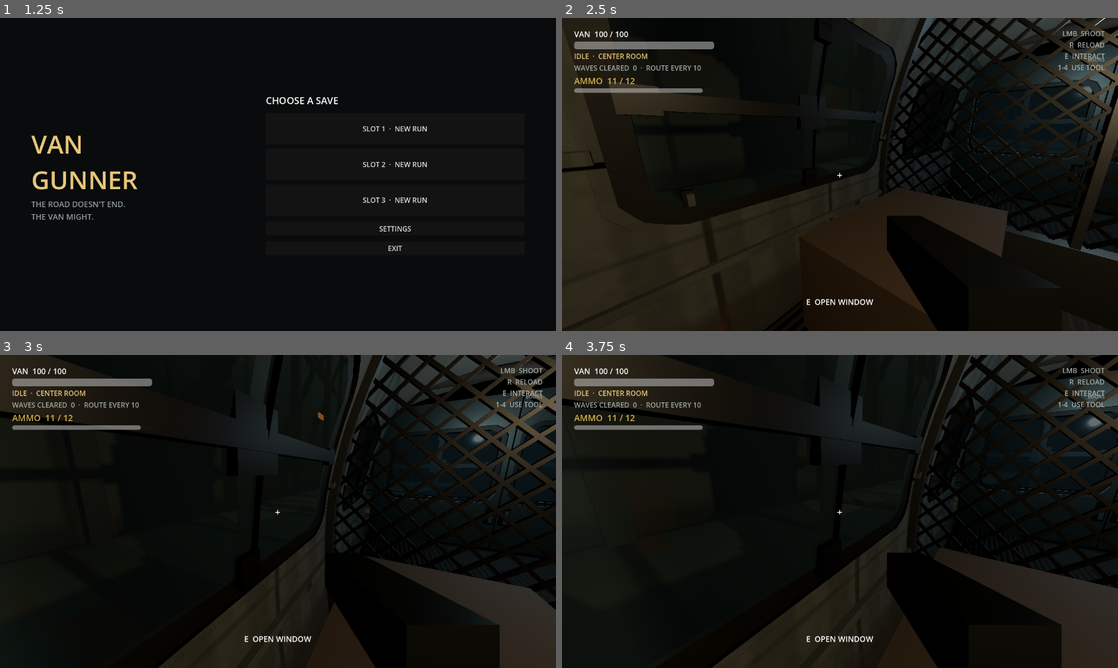
Above: before the commit, frames 1-4 (two rows, left to right).
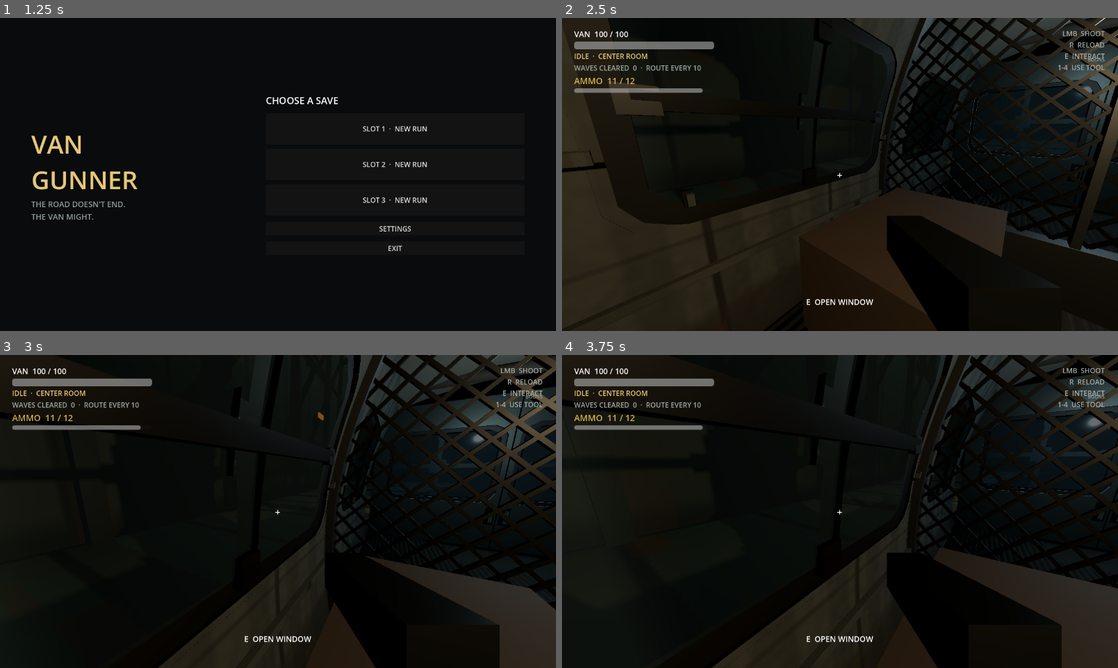
Above: after the commit, the same moments.

Repository: SebastianFreitas/van-gunner
Game: Godot game, scene res://scenes/boot/boot.tscn
The game is run twice, just before and just after one commit, with the same random seed, the same clock (stepped at 60 frames per second) and the same inputs.
Inputs (mouse positions are in pixels of both pictures, inside the frame that each line leads up to):
- Up to frame 1 (1.25 s): tap Enter at 0.5 s; move the mouse to (400, 158) at 0.52 s; hold D (move_right) from 0.53 s (still down); hold E (interact) from 0.53 s (still down)
- Up to frame 2 (2.5 s): release D (move_right) at 1.25 s; release E (interact) at 1.25 s; click "SLOT 1 · NEW RUN" at 1.25 s; tap Space at 2 s; move the mouse to (812, 174) at 2.02 s; hold W (move_forward) from 2.03 s (still down); click (812, 174) at 2.1 s
- Up to frame 3 (3 s): keep holding W (move_forward); move the mouse to (289, 505) at 2.77 s; hold 1 (use_slot_1) from 2.78 s (still down)
- Up to frame 4 (3.75 s): keep holding W (move_forward); tap Enter at 3.5 s; move the mouse to (834, 517) at 3.52 s; release 1 (use_slot_1) at 3.53 s; tap 2 (use_slot_2) at 3.6 s

Frame 1 is identical in both runs. In frame 2, 0.3% of the frame differs, in the area x 12-22%, y 24-30%; in frame 3, 0.2%; in frame 4, 0.4%, in the area x 0-64%, y 4-32%.

Commit message:
Curve horizontal iron bar and center plate to match side-wall bow.
Co-authored-by: Cursor <cursoragent@cursor.com>

Diff:
--- a/scripts/run/iron_cross.gd
+++ b/scripts/run/iron_cross.gd
@@ -3,7 +3,7 @@
 
 ## Welded iron + on a window pane. Local XY is the glass face; +Z is outward.
 ## Bars span the full opening so the ends meet the frame.
-## Optional side-wall curve: vertical bar + top/bottom pads follow VanSideWall.
+## Optional side-wall curve: bars, center plate, and top/bottom pads follow VanSideWall.
 
 const BrokenIronCrossScene := preload("res://scenes/van/broken_iron_cross.tscn")
 
@@ -97,31 +97,21 @@
 	# Slight outward bias so bars sit on the exterior glass face.
 	var z := bar_depth * 0.5
 
-	_add_box(
-		"HorizontalBar",
-		Vector3(span_width, bar_width, bar_depth),
-		Vector3(0.0, 0.0, z),
-		iron
-	)
+	_add_horizontal_bar(z, iron)
 	_add_vertical_bar(z, iron)
 
 	# Center weld plate — thicker, sits proud of the bars.
 	var plate_z := z + (plate_depth - bar_depth) * 0.5 + 0.008
-	_add_box(
-		"CenterPlate",
-		Vector3(plate_size, plate_size, plate_depth),
-		Vector3(0.0, 0.0, plate_z),
-		iron
-	)
+	_add_center_plate(plate_z, iron)
 
 	# Four rivets on the plate corners.
 	var rivet_spread := plate_size * 0.28
 	var rivet_z := plate_z + plate_depth * 0.5 + rivet_size * 0.35
 	for offset in [
-		Vector3(rivet_spread, rivet_spread, rivet_z),
-		Vector3(-rivet_spread, rivet_spread, rivet_z),
-		Vector3(rivet_spread, -rivet_spread, rivet_z),
-		Vector3(-rivet_spread, -rivet_spread, rivet_z),
+		Vector3(rivet_spread, rivet_spread, rivet_z + _curve_z(rivet_spread)),
+		Vector3(-rivet_spread, rivet_spread, rivet_z + _curve_z(rivet_spread)),
+		Vector3(rivet_spread, -rivet_spread, rivet_z + _curve_z(-rivet_spread)),
+		Vector3(-rivet_spread, -rivet_spread, rivet_z + _curve_z(-rivet_spread)),
 	]:
 		_add_box("Rivet", Vector3(rivet_size, rivet_size, rivet_size * 0.7), offset, rivet_mat)
 
@@ -167,16 +157,10 @@
 		)
 		return
 
-	# Same flat rectangular section as a BoxMesh — only the depth centerline
-	# follows the wall bow. No tangent twist (that read as a round pipe).
 	var half_h := span_height * 0.5
 	var half_w := bar_width * 0.5
 	var half_d := bar_depth * 0.5
 	var segs := maxi(curve_segments, 2)
-	var st := SurfaceTool.new()
-	st.begin(Mesh.PRIMITIVE_TRIANGLES)
-	st.set_smooth_group(-1)
-
 	var rings: Array = []
 	for i in range(segs + 1):
 		var y := lerpf(-half_h, half_h, float(i) / float(segs))
@@ -187,25 +171,133 @@
 			Vector3(half_w, y, cz + half_d),
 			Vector3(-half_w, y, cz + half_d),
 		])
+	_commit_lofted_bar("VerticalBar", rings, iron)
+
+
+func _add_horizontal_bar(z: float, iron: Material) -> void:
+	if _curve_walls == null:
+		_add_box(
+			"HorizontalBar",
+			Vector3(span_width, bar_width, bar_depth),
+			Vector3(0.0, 0.0, z),
+			iron
+		)
+		return
+
+	# Cross-section spans local Y; each corner follows the wall bow at its height.
+	var half_w := span_width * 0.5
+	var half_y := bar_width * 0.5
+	var half_d := bar_depth * 0.5
+	var segs := maxi(curve_segments, 2)
+	var rings: Array = []
+	for i in range(segs + 1):
+		var x := lerpf(-half_w, half_w, float(i) / float(segs))
+		rings.append([
+			Vector3(x, -half_y, z + _curve_z(-half_y) - half_d),
+			Vector3(x, half_y, z + _curve_z(half_y) - half_d),
+			Vector3(x, half_y, z + _curve_z(half_y) + half_d),
+			Vector3(x, -half_y, z + _curve_z(-half_y) + half_d),
+		])
+	_commit_lofted_bar("HorizontalBar", rings, iron)
+
+
+func _add_center_plate(plate_z: float, iron: Material) -> void:
+	if _curve_walls == null:
+		_add_box(
+			"CenterPlate",
+			Vector3(plate_size, plate_size, plate_depth),
+			Vector3(0.0, 0.0, plate_z),
+			iron
+		)
+		return
+
+	var half := plate_size * 0.5
+	var half_d := plate_depth * 0.5
+	var segs := maxi(curve_segments / 2, 2)
+	var st := SurfaceTool.new()
+	st.begin(Mesh.PRIMITIVE_TRIANGLES)
+	st.set_smooth_group(-1)
+
+	var front: Array = []
+	var back: Array = []
+	for iy in range(segs + 1):
+		var py := lerpf(-half, half, float(iy) / float(segs))
+		var cz := plate_z + _curve_z(py)
+		var row_f: Array = []
+		var row_b: Array = []
+		for ix in range(segs + 1):
+			var px := lerpf(-half, half, float(ix) / float(segs))
+			row_f.append(Vector3(px, py, cz + half_d))
+			row_b.append(Vector3(px, py, cz - half_d))
+		front.append(row_f)
+		back.append(row_b)
+
+	for iy in range(segs):
+		for ix in range(segs):
+			var f00: Vector3 = front[iy][ix]
+			var f10: Vector3 = front[iy][ix + 1]
+			var f11: Vector3 = front[iy + 1][ix + 1]
+			var f01: Vector3 = front[iy + 1][ix]
+			_add_quad(st, f00, f10, f11, f01)
+			var b00: Vector3 = back[iy][ix]
+			var b10: Vector3 = back[iy][ix + 1]
+			var b11: Vector3 = back[iy + 1][ix + 1]
+			var b01: Vector3 = back[iy + 1][ix]
+			_add_quad(st, b00, b01, b11, b10)
+
+	for ix in range(segs):
+		_add_quad(st, front[0][ix], front[0][ix + 1], back[0][ix + 1], back[0][ix])
+		_add_quad(
+			st,
+			front[segs][ix],
+			back[segs][ix],
+			back[segs][ix + 1],
+			front[segs][ix + 1]
+		)
+	for iy in range(segs):
+		_add_quad(st, front[iy][0], back[iy][0], back[iy + 1][0], front[iy + 1][0])
+		_add_quad(
+			st,
+			front[iy][segs],
+			front[iy + 1][segs],
+			back[iy + 1][segs],
+			back[iy][segs]
+		)
+
+	st.generate_normals()
+	st.generate_tangents()
+	var mi := MeshInstance3D.new()
+	mi.name = "CenterPlate"
+	mi.mesh = st.commit()
+	mi.material_override = iron
+	mi.cast_shadow = GeometryInstance3D.SHADOW_CASTING_SETTING_ON
+	add_child(mi)
+
+
+func _commit_lofted_bar(node_name: String, rings: Array, iron: Material) -> void:
+	var st := SurfaceTool.new()
+	st.begin(Mesh.PRIMITIVE_TRIANGLES)
+	st.set_smooth_group(-1)
+	var segs := rings.size() - 1
 
 	for i in range(segs):
 		var a: Array = rings[i]
 		var b: Array = rings[i + 1]
-		# Cabin face (-Z), exterior (+Z), then left/right sides.
+		# Cabin face (-Z), exterior (+Z), then the two side faces.
 		_add_quad(st, a[0], b[0], b[1], a[1])
 		_add_quad(st, a[3], a[2], b[2], b[3])
 		_add_quad(st, a[0], a[3], b[3], b[0])
 		_add_quad(st, a[1], b[1], b[2], a[2])
 
-	var bottom: Array = rings[0]
-	var top: Array = rings[segs]
-	_add_quad(st, bottom[0], bottom[1], bottom[2], bottom[3])
-	_add_quad(st, top[0], top[3], top[2], top[1])
+	var start: Array = rings[0]
+	var end: Array = rings[segs]
+	_add_quad(st, start[0], start[1], start[2], start[3])
+	_add_quad(st, end[0], end[3], end[2], end[1])
 
 	st.generate_normals()
 	st.generate_tangents()
 	var mi := MeshInstance3D.new()
-	mi.name = "VerticalBar"
+	mi.name = node_name
 	mi.mesh = st.commit()
 	mi.material_override = iron
 	mi.cast_shadow = GeometryInstance3D.SHADOW_CASTING_SETTING_ON
@@ -220,11 +312,17 @@
 
 
 func _add_quad(st: SurfaceTool, a: Vector3, b: Vector3, c: Vector3, d: Vector3) -> void:
+	st.set_uv(Vector2(0.0, 0.0))
 	st.add_vertex(a)
+	st.set_uv(Vector2(1.0, 0.0))
 	st.add_vertex(b)
+	st.set_uv(Vector2(1.0, 1.0))
 	st.add_vertex(c)
+	st.set_uv(Vector2(0.0, 0.0))
 	st.add_vertex(a)
+	st.set_uv(Vector2(1.0, 1.0))
 	st.add_vertex(c)
+	st.set_uv(Vector2(0.0, 1.0))
 	st.add_vertex(d)
 
 
